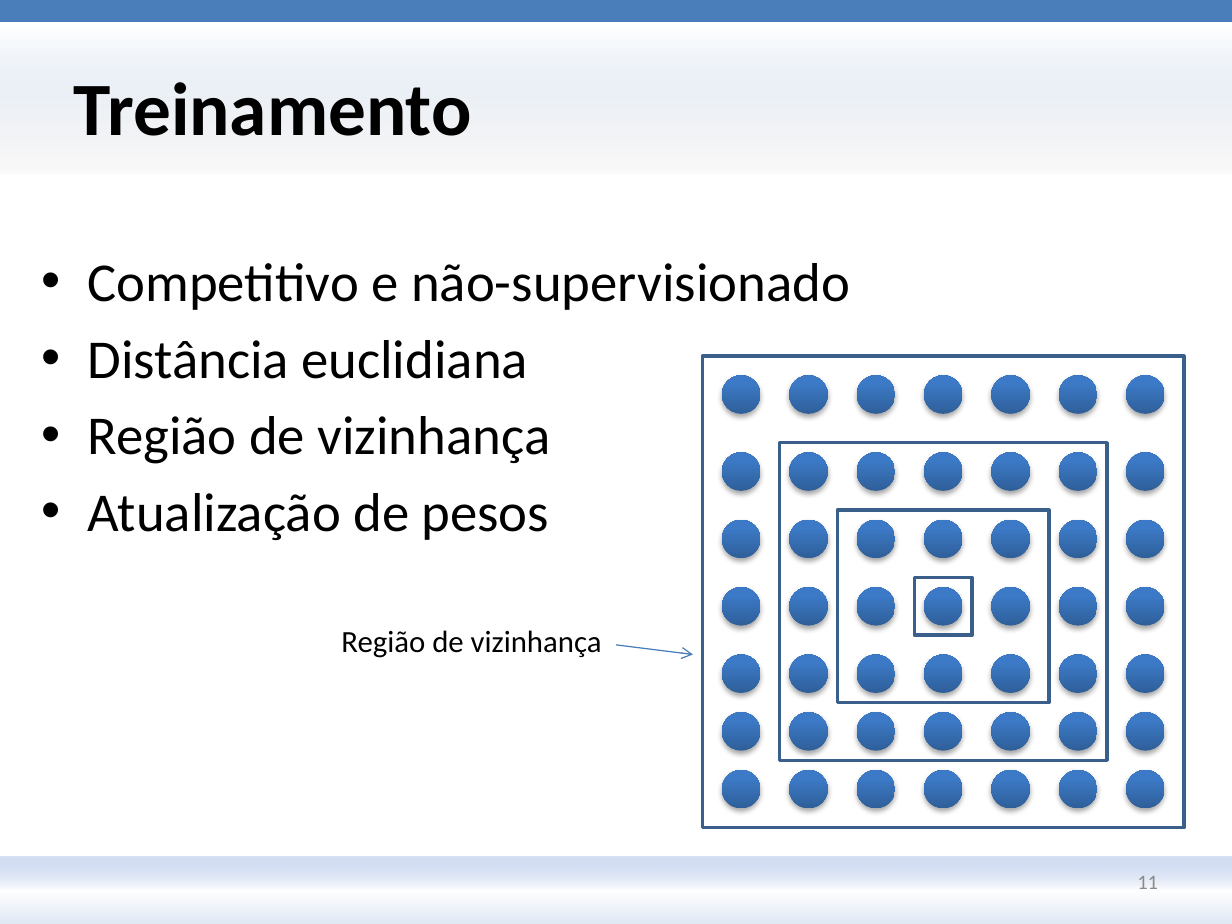
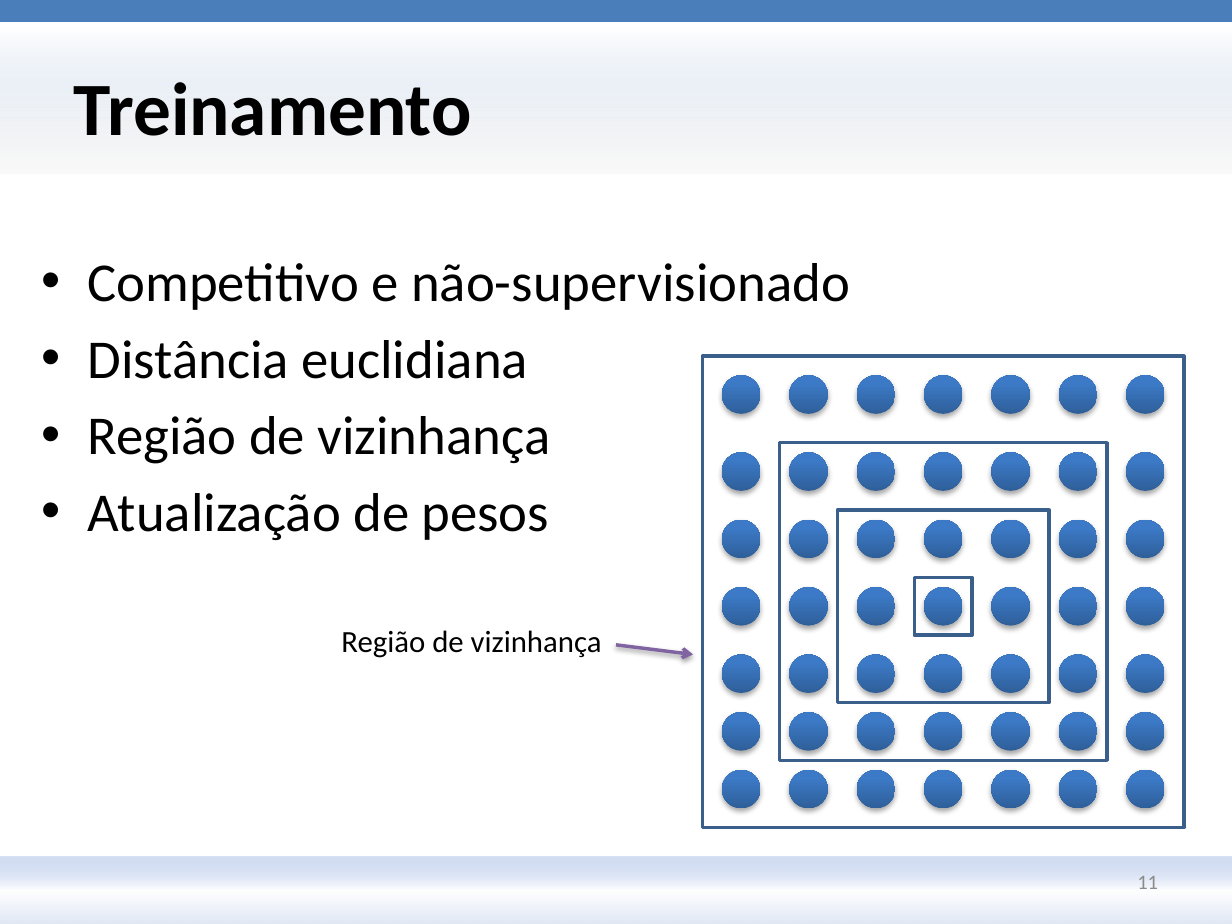
Before and after one commit to andersonberg/srsom, a slide deck: slide 11 of Apresentação/TCC_AndersonBerg_Apresentação_20091213_V3.pptx. Drawn at 1232x924 pixels with LibreOffice and Linux fonts; fonts in the diff are those of the drawing; background and template pictures are left out. Boxes give left, top, right and bottom in pixels: in the first picture for what was removed or moved away, otherwise in the second. Text is boxed around its words. In the diff, an @@ line names an element or a change of style, - is before the commit and + after.

```diff
--- a/Apresentação/TCC_AndersonBerg_Apresentação_20091213_V3.pptx
+++ b/Apresentação/TCC_AndersonBerg_Apresentação_20091213_V3.pptx
@@ arrow (616, 644) - (694, 654): stroke #4B7EBC 0.75 pt to #8064A2 2 pt @@
```
Also in this commit, not shown: 15 other slides changed, 3 slides added.
